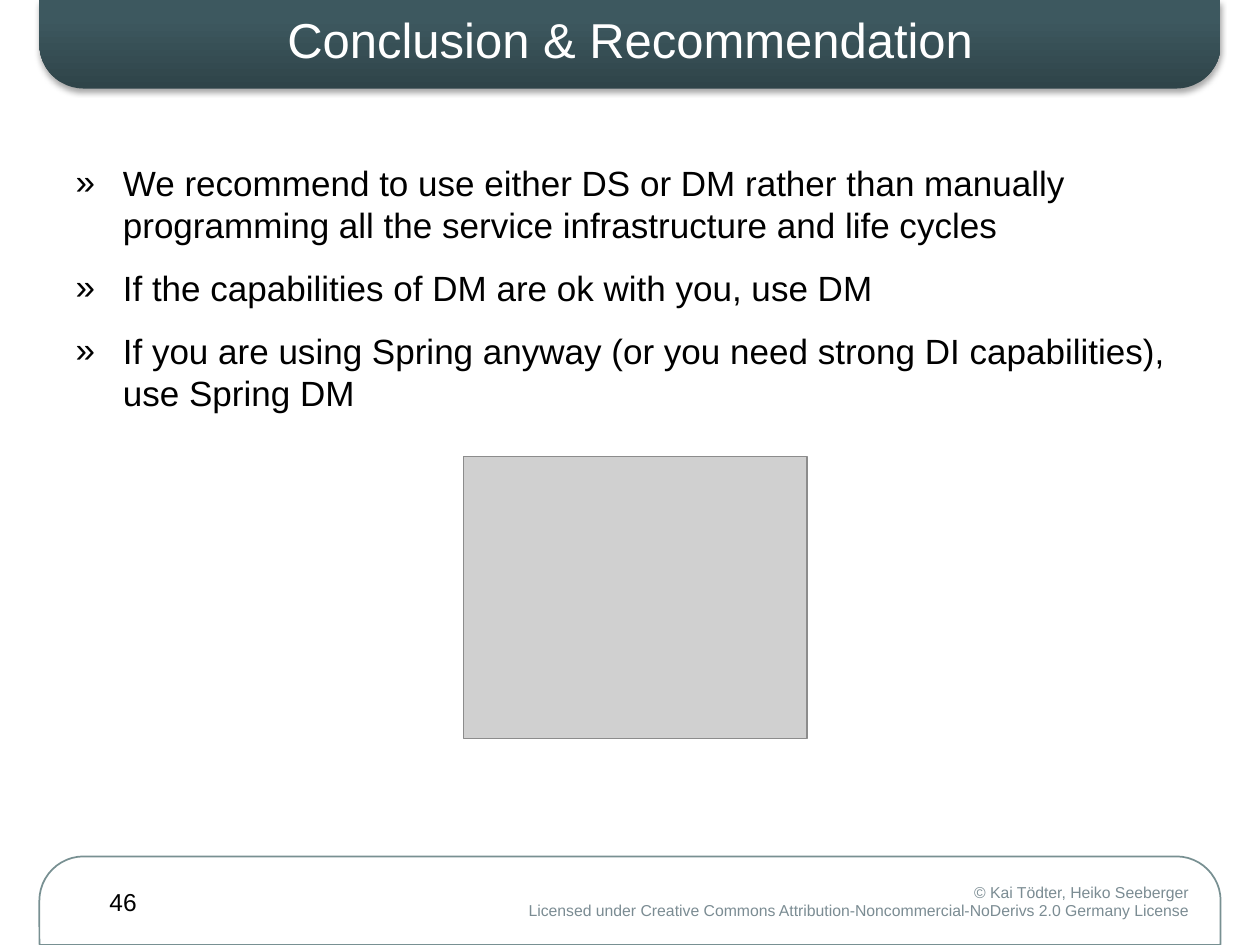
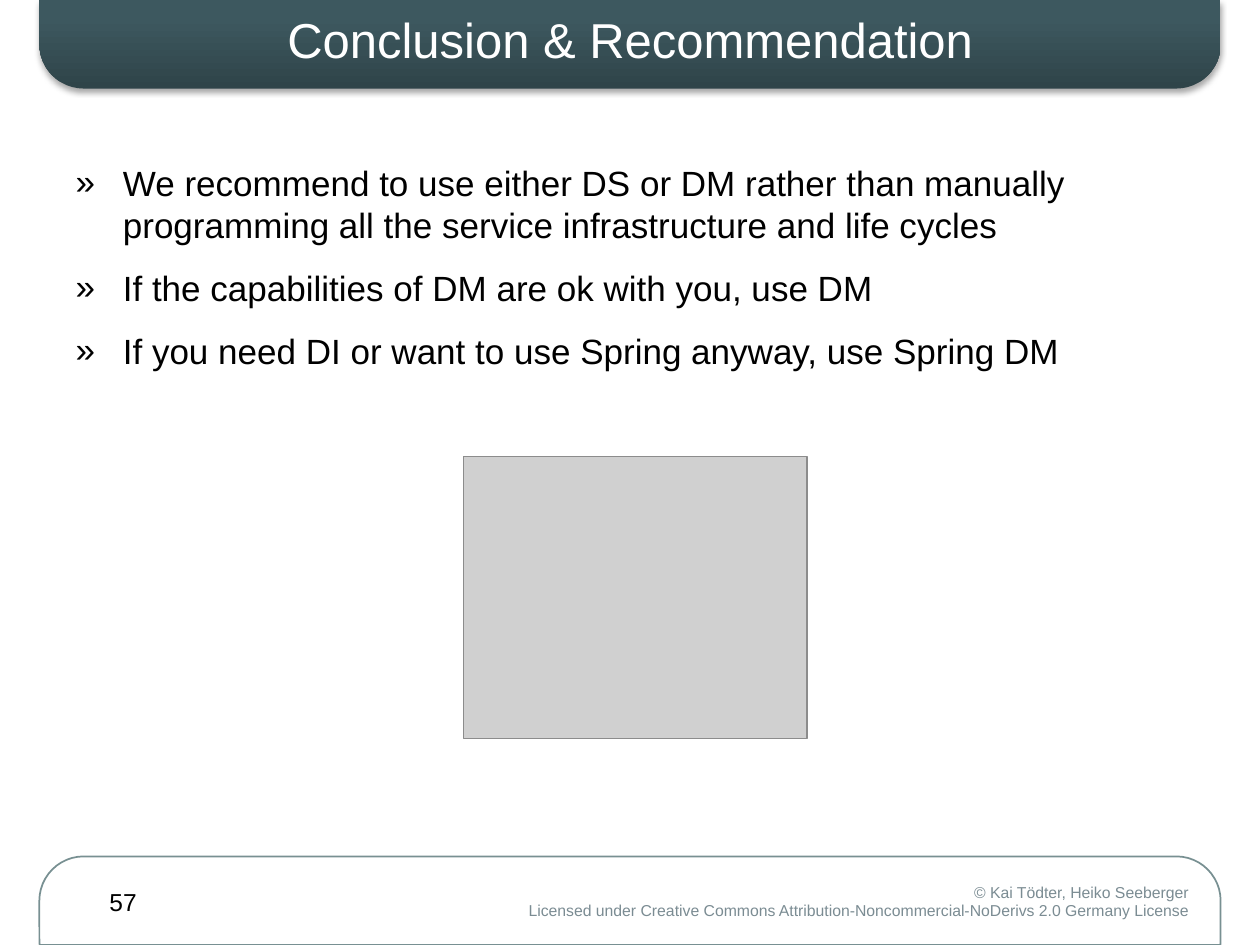
Before and after one commit to osgi-forks/osgi-person-manager, a slide deck: slide 57 of presentations/WJAX2008 DS-DM.pptx (slide 46 before the commit). Drawn at 1260x945 pixels with LibreOffice and Linux fonts; fonts in the diff are those of the drawing; grey boxes stand for pictures. Boxes give left, top, right and bottom in pixels: in the first picture for what was removed or moved away, otherwise in the second. Text is boxed around its words. In the diff, an @@ line names an element or a change of style, - is before the commit and + after.

Commit message:
Added Spring DM slides

```diff
--- a/presentations/WJAX2008 DS-DM.pptx
+++ b/presentations/WJAX2008 DS-DM.pptx
@@ text at bbox=[123, 338, 1058, 371]: text changed @@
-» If you are using Spring anyway (or you need strong DI capabilities), use Spring DM
+» If you need DI or want to use Spring anyway, use Spring DM
@@ page number at bbox=[109, 894, 136, 912]: text changed @@
-46
+57
```
Also in this commit, not shown: 14 other slides changed, 13 slides added, 2 slides removed.
